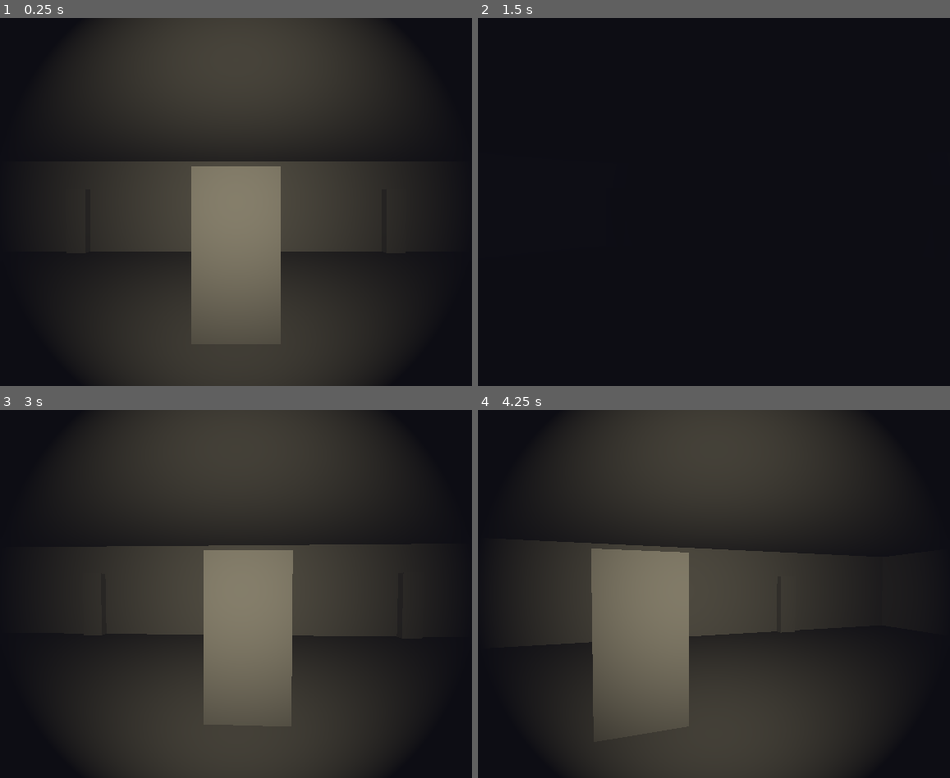
Above: before the commit, frames 1-4 (two rows, left to right).
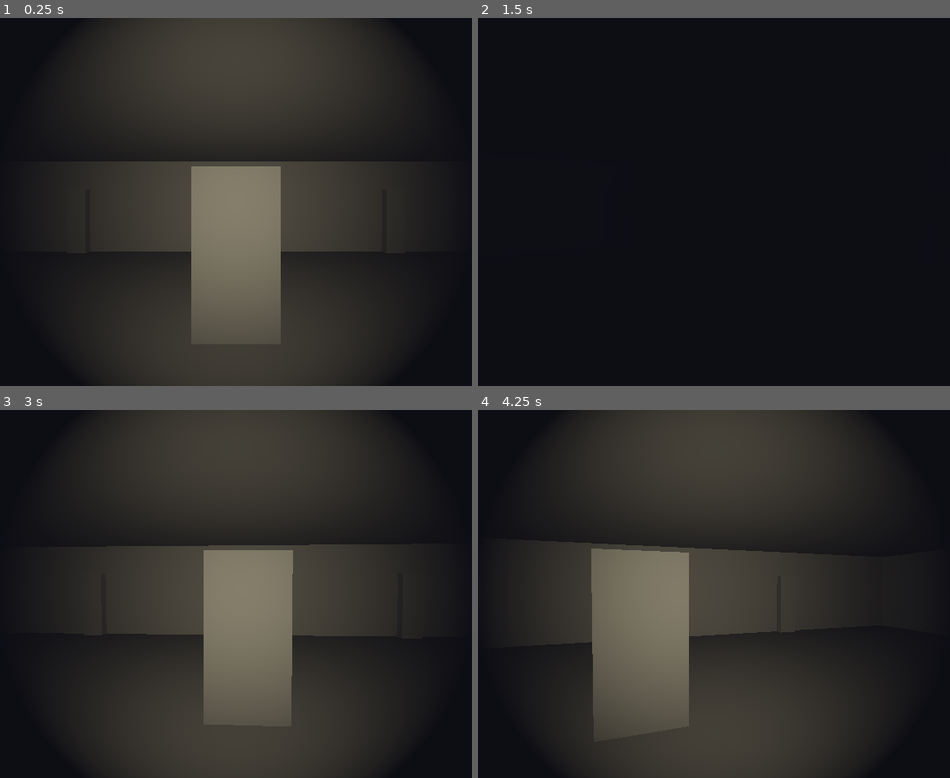
Above: after the commit, the same moments.

Repository: usumake1/HorrorGame
Game: Godot game, scene res://scenes/main.tscn
Same seed, same stepped clock (60 frames per second), same inputs: the game is played once before the commit and once after it.
Inputs (mouse positions are in pixels of both pictures, inside the frame that each line leads up to):
- Up to frame 1 (0.25 s): no input
- Up to frame 2 (1.5 s): tap Enter at 0.5 s; move the mouse to (751, 202) at 0.52 s; hold F (flashlight) 0.53-1.28 s; hold W (move_forward) from 0.53 s (still down); tap Space at 1.25 s; move the mouse to (680, 202) at 1.27 s; tap E (interact) at 1.35 s
- Up to frame 3 (3 s): keep holding W (move_forward); tap Enter at 2 s; move the mouse to (250, 586) at 2.02 s; hold Shift (sprint) 2.03-2.78 s; tap Space at 2.75 s; move the mouse to (226, 601) at 2.77 s; tap F (flashlight) at 2.85 s
- Up to frame 4 (4.25 s): keep holding W (move_forward); tap Enter at 3.5 s; move the mouse to (761, 597) at 3.52 s; tap E (interact) at 3.6 s

The runs differ from the first frame. In frame 1, less than 0.1% of the frame differs, in the area x 6-94%, y 0-100%; in frame 2, nothing differs; in frame 3, less than 0.1%; in frame 4, less than 0.1%.

Commit message:
Adjust player spawn height and add collision debugging
- Raised player spawn from Y=0 to Y=0.1 to prevent floor intersection
- Added collision detection debug output to identify blocking objects
- Will help diagnose why movement velocity is set but position doesn't change

Diff:
--- a/scenes/main.tscn
+++ b/scenes/main.tscn
@@ -25,7 +25,7 @@
 shadow_enabled = true
 
 [node name="Player" parent="." instance=ExtResource("1_player")]
-transform = Transform3D(1, 0, 0, 0, 1, 0, 0, 0, 1, 0, 0, 8)
+transform = Transform3D(1, 0, 0, 0, 1, 0, 0, 0, 1, 0, 0.1, 8)
 
 [node name="Enemy" parent="." instance=ExtResource("2_enemy")]
 transform = Transform3D(1, 0, 0, 0, 1, 0, 0, 0, 1, -8, 0, -8)
--- a/scripts/player.gd
+++ b/scripts/player.gd
@@ -88,6 +88,12 @@
 
 	move_and_slide()
 
+	# DEBUG: Check collisions
+	if get_slide_collision_count() > 0 and Engine.get_physics_frames() % 30 == 0:
+		for i in get_slide_collision_count():
+			var collision = get_slide_collision(i)
+			print("Collision with: ", collision.get_collider().name, " at ", collision.get_position())
+
 func toggle_flashlight():
 	flashlight_on = !flashlight_on
 	if flashlight:
